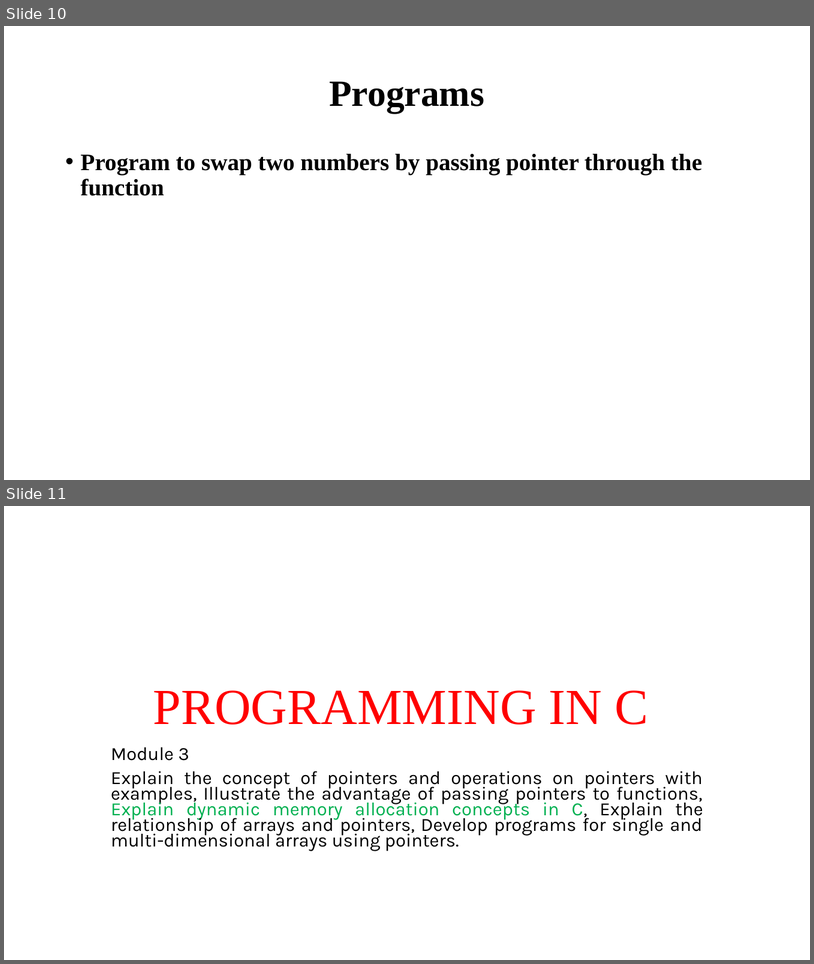
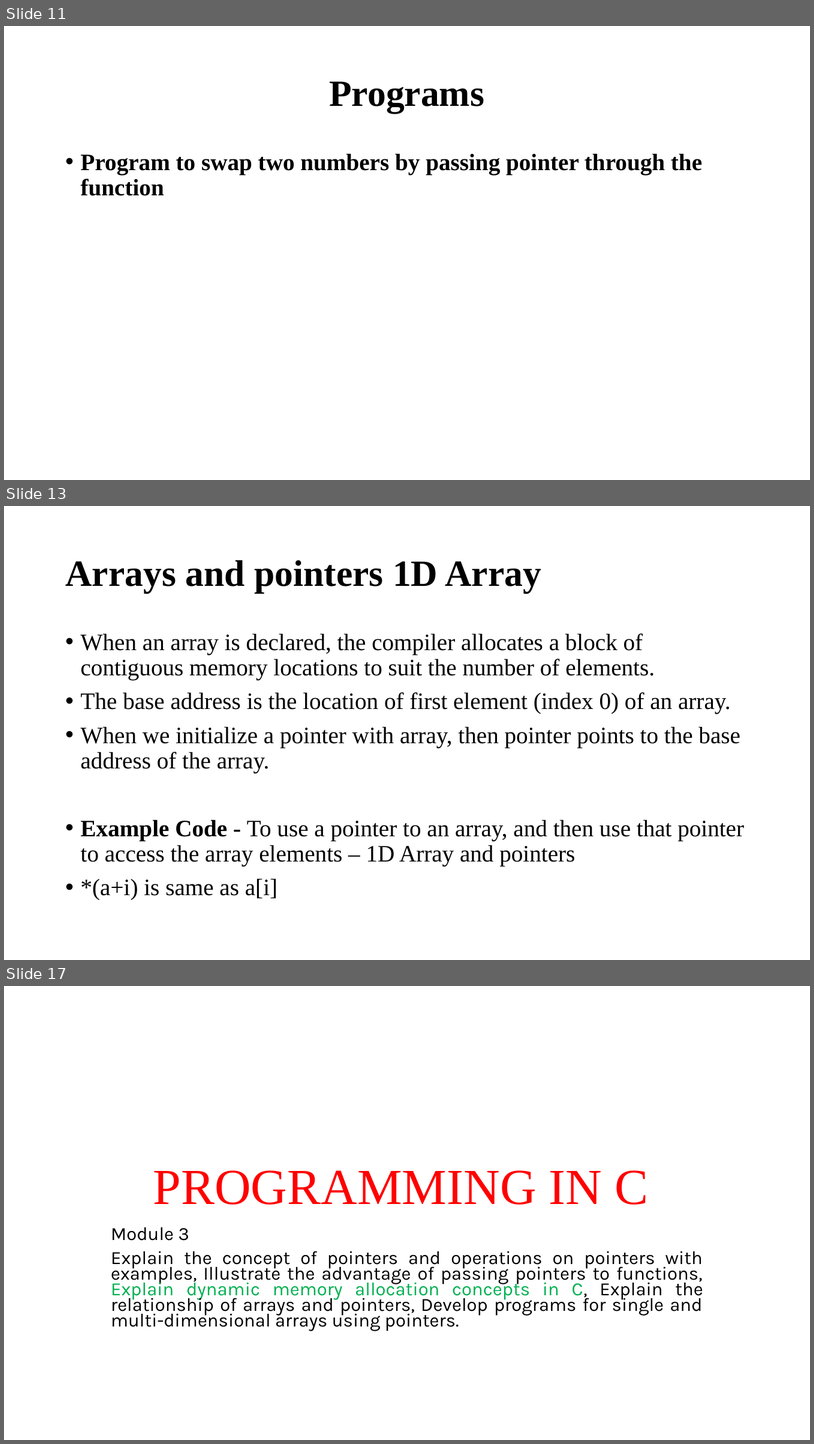
Before and after one commit to Anugrahashaju/S3_Programming_In_C, a slide deck: THEORY/MODULE3/Module_3 [Autosaved].pptm. Shown one above the other, each under a label of ours: slides 10 and 11 before the commit, slides 11, 13 and 17 after it; the slides between them are not shown. The pictures are 814x964 and 814x1444 pixels, drawn with LibreOffice and Linux fonts; fonts in the diff are those of the drawing. Boxes give left, top, right and bottom in pixels: in the first picture for what was removed or moved away, otherwise in the second. Text is boxed around its words. In the diff, an @@ line names an element or a change of style, - is before the commit and + after.

```diff
--- a/THEORY/MODULE3/Module_3 [Autosaved].pptm
+++ b/THEORY/MODULE3/Module_3 [Autosaved].pptm
@@ slide 13 added at bbox=[4, 506, 810, 960], background #FFFFFF @@
@@ title added at bbox=[65, 560, 542, 592], 44 pt, text #000000, bold @@
+Arrays and pointers 1D Array
@@ text added at bbox=[81, 633, 744, 900], 28 pt, text #000000 @@
+• When an array is declared, the compiler allocates a block of contiguous memory locations to suit the number of elements.
+• The base address is the location of first element (index 0) of an array.
+• When we initialize a pointer with array, then pointer points to the base address of the array.
+• Example Code - To use a pointer to an array, and then use that pointer to access the array elements – 1D Array and pointers
+• *(a+i) is same as a[i]
@@ what was slide 10 is now slide 11 @@
@@ what was slide 11 is now slide 17 @@
```
Also in this commit, not shown: 6 other slides added, 10 other files.
